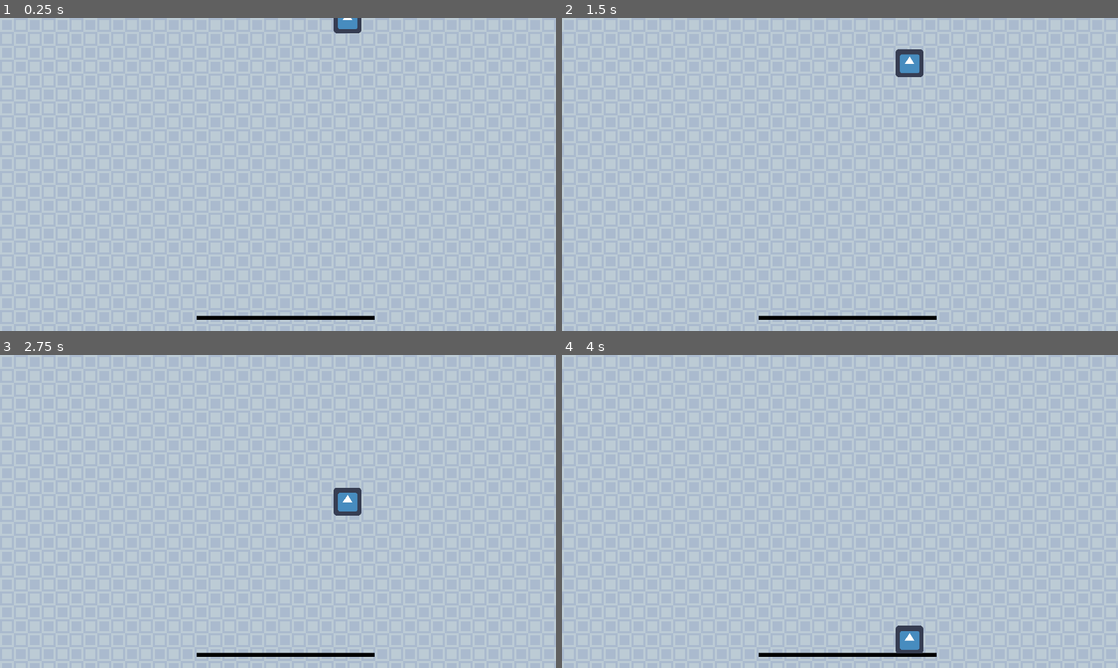
Above: before the commit, frames 1-4 (two rows, left to right).
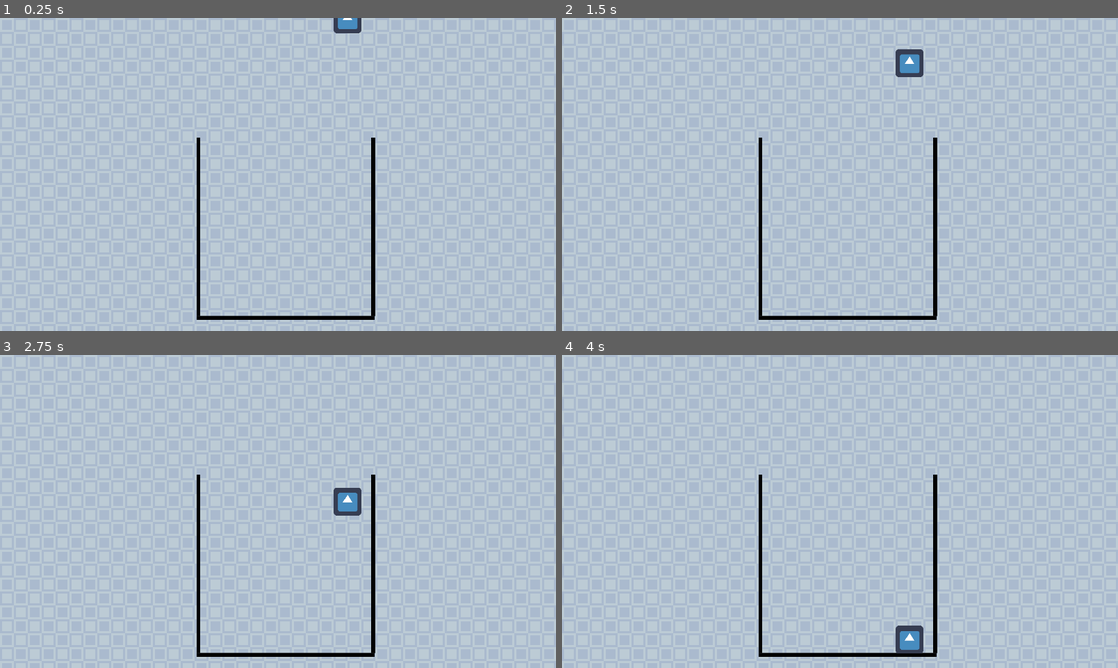
Above: after the commit, the same moments.

Repository: andreashsy/watermelon-game-godot
Game: Godot game, scene res://Main.tscn
Two runs of this game, one before a commit and one after it. Both use one fixed random seed, a clock stepped at 60 frames per second and the inputs below. The project has no main scene, so this scene is started directly. The engine's default icon, where the game draws it, is replaced by a stand-in: a white triangle on a blue panel in a dark square.
Inputs:
- Up to frame 1 (0.25 s): no input
- Up to frame 2 (1.5 s): no input
- Up to frame 3 (2.75 s): no input
- Up to frame 4 (4 s): no input

The runs differ from the first frame. In frame 1, 0.8% of the frame differs, in the area x 35-68%, y 38-96%; in frame 2, 0.8%; in frame 3, 0.8%; in frame 4, 0.8%.

Commit message:
add walls

Diff:
--- a/Main.tscn
+++ b/Main.tscn
@@ -31,3 +31,35 @@
 position = Vector2( 21, 18 )
 scale = Vector2( 0.641193, 0.14018 )
 texture = ExtResource( 3 )
+
+[node name="LeftWall" type="StaticBody2D" parent="."]
+position = Vector2( 457, 480 )
+rotation = 1.5708
+__meta__ = {
+"_edit_group_": true
+}
+
+[node name="CollisionShape2D" type="CollisionShape2D" parent="LeftWall"]
+position = Vector2( 0.5, 0 )
+shape = SubResource( 1 )
+
+[node name="Sprite" type="Sprite" parent="LeftWall"]
+position = Vector2( 21, 18 )
+scale = Vector2( 0.641193, 0.14018 )
+texture = ExtResource( 3 )
+
+[node name="RightWall" type="StaticBody2D" parent="."]
+position = Vector2( 859, 480 )
+rotation = 1.5708
+__meta__ = {
+"_edit_group_": true
+}
+
+[node name="CollisionShape2D" type="CollisionShape2D" parent="RightWall"]
+position = Vector2( 0.5, 0 )
+shape = SubResource( 1 )
+
+[node name="Sprite" type="Sprite" parent="RightWall"]
+position = Vector2( 21, 18 )
+scale = Vector2( 0.641193, 0.14018 )
+texture = ExtResource( 3 )
